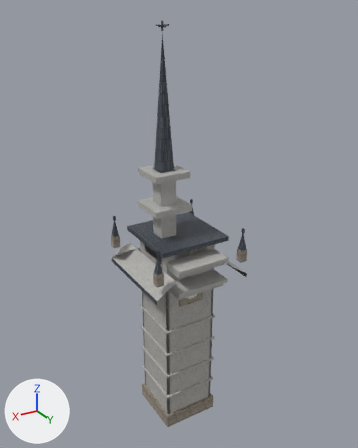
The glTF model apps/web/public/world/props/steeple-meetinghouse-climbable.glb, before and after one commit.
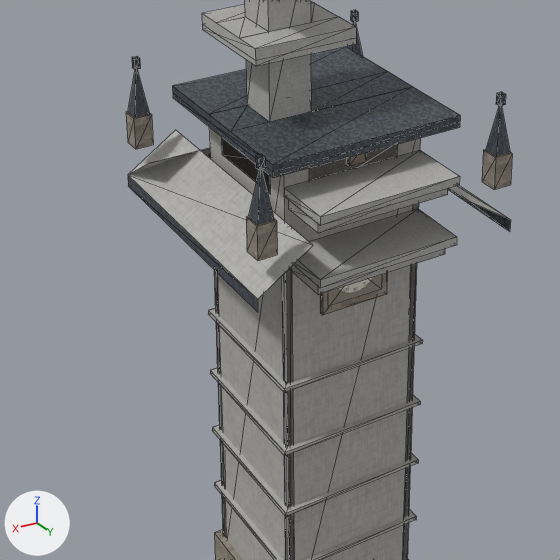
Old and new are each drawn whole from a camera (50 mm lens) standing at (16.9, 28.5, 30.5) and looking at (-0.4, -0.3, 16.1) and again close up on the part from 19% to 74% of the width and 44% to 88% of the height. Arrows for +X, +Y and +Z are at lower left; the lights stay in place. The first two pictures are the older version. The close-ups show mesh edges as thin lines. Vertices at exactly the same position are counted once.

Objects in the first close-up: 'steeple-meetinghouse-climbable'.
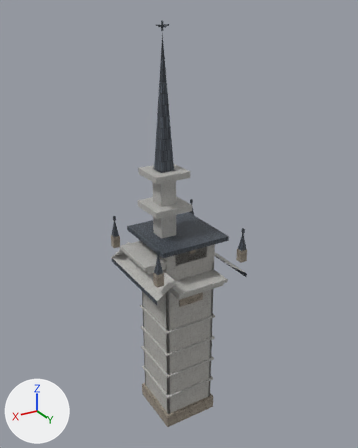
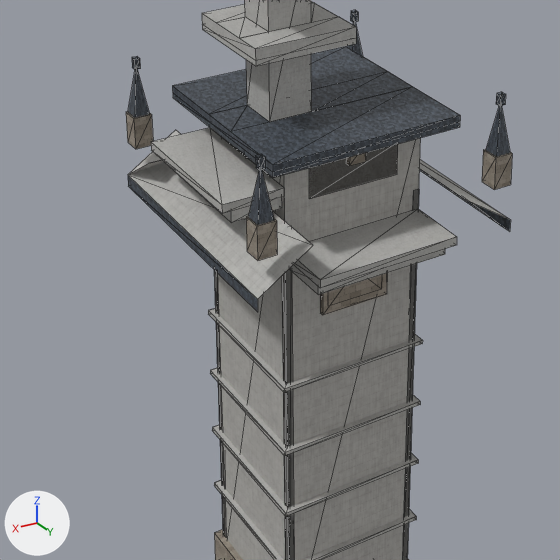
Where the change shows, as pixel boxes [x1, y1, x2, y2] in the close-ups (560 x 560 px; the box of a moved part takes in the faces that stretch with it):
part 1 of me_steeple_meetinghouse_climbable, moved or reshaped: before [284, 150, 460, 226]; after [151, 128, 284, 214]
part 2 of me_steeple_meetinghouse_climbable, moved or reshaped: before [289, 188, 448, 233]; after [164, 162, 282, 223]
part 3 of me_steeple_meetinghouse_climbable, recoloured (darker): [337, 277, 382, 300] in both

The change, as a diff of the scene's bpy script:
```diff
--- a/apps/web/public/world/props/steeple-meetinghouse-climbable.glb.py
+++ b/apps/web/public/world/props/steeple-meetinghouse-climbable.glb.py
@@ me_steeple_meetinghouse_climbable @@
 me_steeple_meetinghouse_climbable.from_pydata(...)  # 399 vertices, 454 faces; spans x -3.7..3.7, y -3.7..3.7, z 0.0..30.0
 # used by ob_steeple_meetinghouse_climbable; location = (0.0, 0.0, 0.0)
-me_steeple_meetinghouse_climbable.vertices[106].co = (-1.9, 3.4, 14.1)  # pixel (447, 194)
-me_steeple_meetinghouse_climbable.vertices[107].co = (1.9, 3.4, 14.1)  # pixel (318, 233)
-me_steeple_meetinghouse_climbable.vertices[108].co = (1.9, 2.0, 14.1)  # pixel (288, 209)
-me_steeple_meetinghouse_climbable.vertices[109].co = (-1.9, 2.0, 14.1)
-me_steeple_meetinghouse_climbable.vertices[110].co = (-1.9, 3.4, 14.5)
-me_steeple_meetinghouse_climbable.vertices[111].co = (1.9, 3.4, 14.5)
-me_steeple_meetinghouse_climbable.vertices[112].co = (-1.9, 2.0, 14.5)
-me_steeple_meetinghouse_climbable.vertices[113].co = (1.9, 2.0, 14.5)
+# me_steeple_meetinghouse_climbable part 1: the loose piece of 8 vertices spanning x -2.0..2.0, y 2.0..3.7, z 14.5..14.7 is scaled about its middle by (0.425, 2.35, 1), then moved by (2.9, -2.9, 0.0)
+# me_steeple_meetinghouse_climbable part 2
+me_steeple_meetinghouse_climbable.vertices[106].co = (2.0, 1.9, 14.1)  # pixel (282, 208)
+me_steeple_meetinghouse_climbable.vertices[107].co = (3.4, 1.9, 14.1)  # pixel (231, 222)
+me_steeple_meetinghouse_climbable.vertices[108].co = (3.4, -1.9, 14.1)  # pixel (164, 162)
+me_steeple_meetinghouse_climbable.vertices[109].co = (2.0, -1.9, 14.1)
+me_steeple_meetinghouse_climbable.vertices[110].co = (3.4, -1.9, 14.5)
+me_steeple_meetinghouse_climbable.vertices[111].co = (2.0, -1.9, 14.5)
+me_steeple_meetinghouse_climbable.vertices[112].co = (2.0, 1.9, 14.5)
+me_steeple_meetinghouse_climbable.vertices[113].co = (3.4, 1.9, 14.5)
+# me_steeple_meetinghouse_climbable part 3: 2 faces spanning x -0.8..0.8, y 2.1, z 11.0..12.7 switch from mat_clock to mat_stone
 me_steeple_meetinghouse_climbable.materials.append(mat_clap)
```
